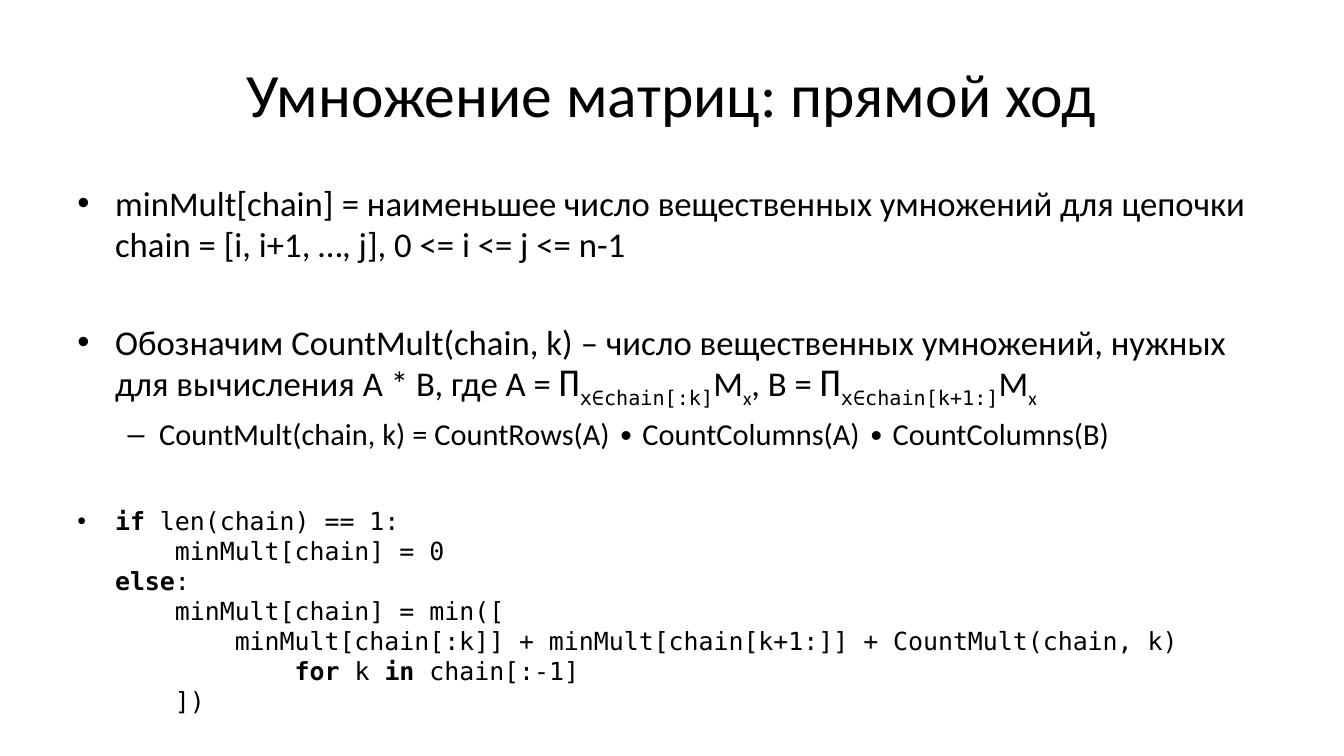
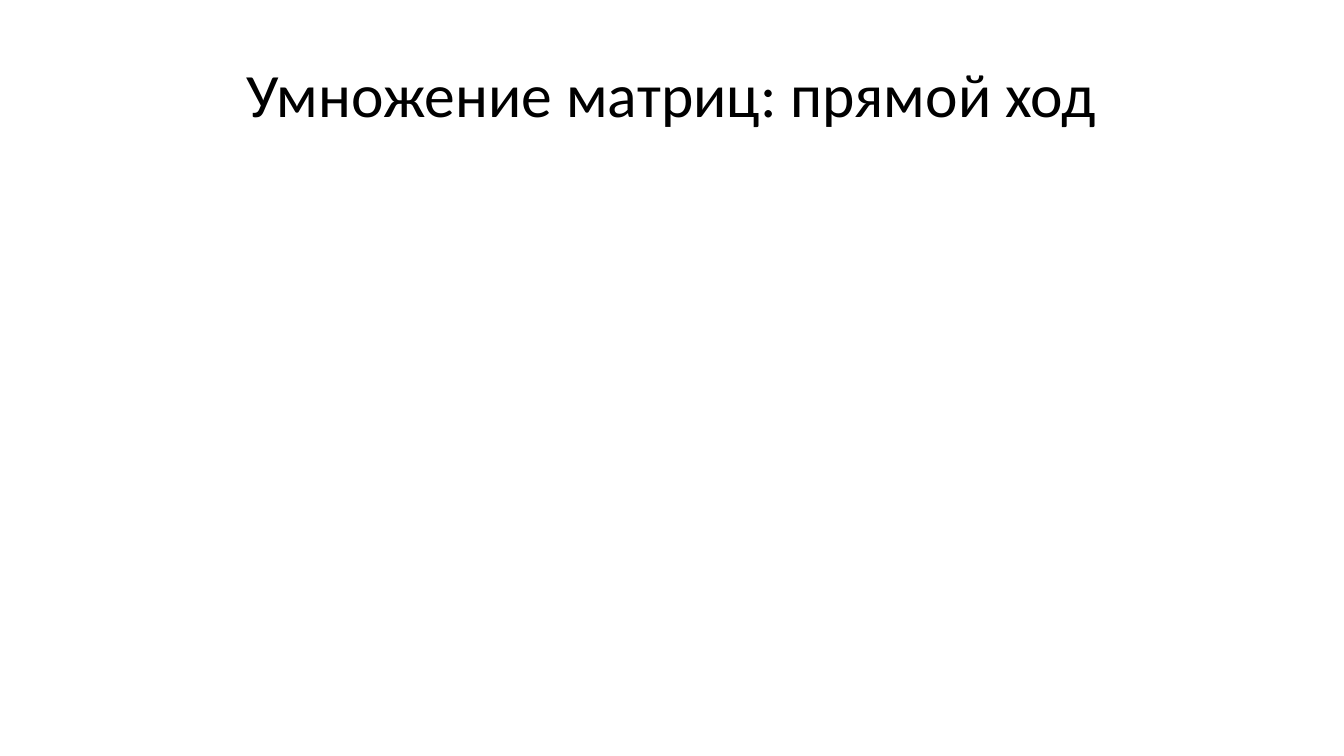
Before and after one commit to Evgueni-Petrov-aka-espetrov/Algorithms-and-Programming-in-C-pptx, a slide deck: slide 129 of 21 Динамическое программирование.pptx (slide 42 before the commit). Drawn at 1344x756 pixels with LibreOffice and Linux fonts; fonts in the diff are those of the drawing. Boxes give left, top, right and bottom in pixels: in the first picture for what was removed or moved away, otherwise in the second. Text is boxed around its words. In the diff, an @@ line names an element or a change of style, - is before the commit and + after.

Commit message:
исправил умножение матриц и добавил прямой и обраный ход; добавил связь с поиском с возвратом; разбил на слои

```diff
--- a/21 Динамическое программирование.pptx
+++ b/21 Динамическое программирование.pptx
@@ text removed at (x1=115, y1=191, x2=1245, y2=684) @@
-• minMult[chain] = наименьшее число вещественных умножений для цепочки chain = [i, i+1, …, j], 0 <= i <= j <= n-1
-• Обозначим CountMult(chain, k) – число вещественных умножений, нужных для вычисления A * B, где A = Πx∈chain[:k]Mx, B = Πx∈chain[k+1:]Mx
-  – CountMult(chain, k) = CountRows(A) ∙ CountColumns(A) ∙ CountColumns(B)
-• if len(chain) == 1:
-  minMult[chain] = 0
-  else:
-  minMult[chain] = min([
-  minMult[chain[:k]] + minMult[chain[k+1:]] + CountMult(chain, k)
-  for k in chain[:-1]
-  ])
```
Also in this commit, not shown: 16 other slides changed, 105 slides added, 1 slide removed.
